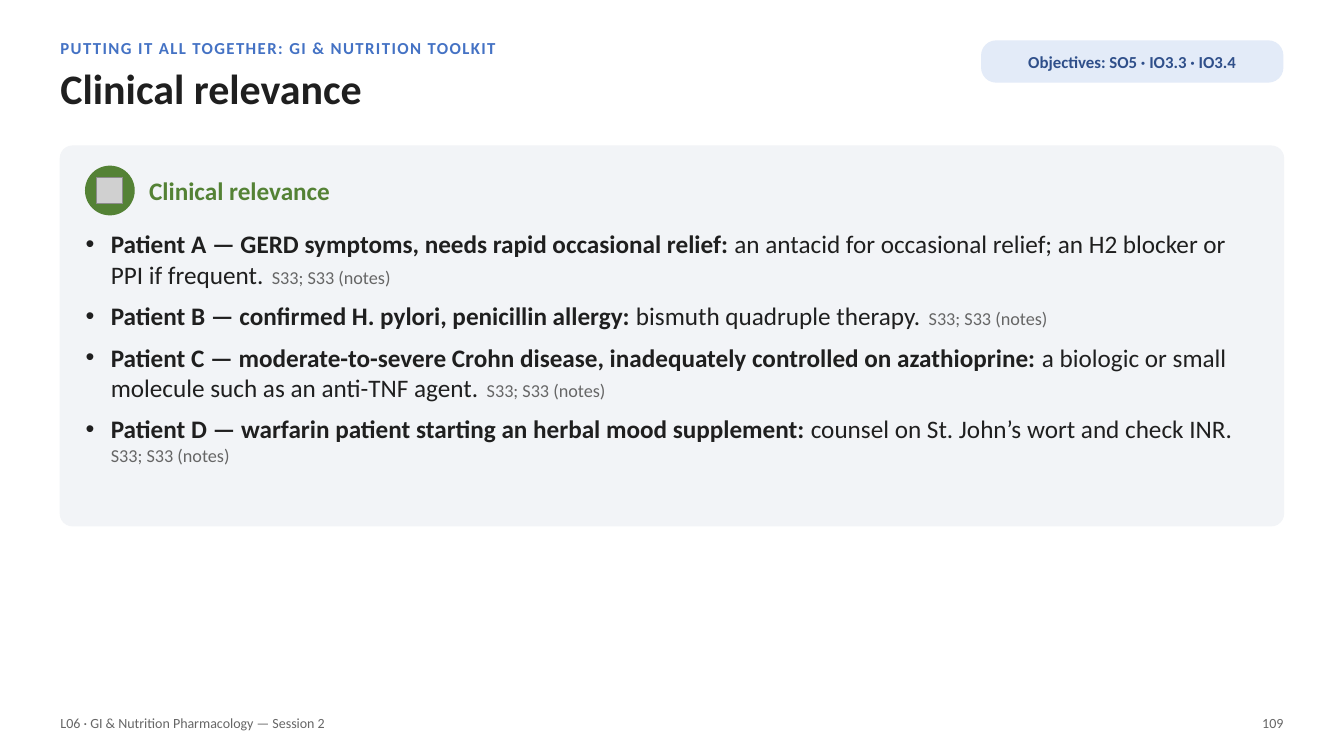
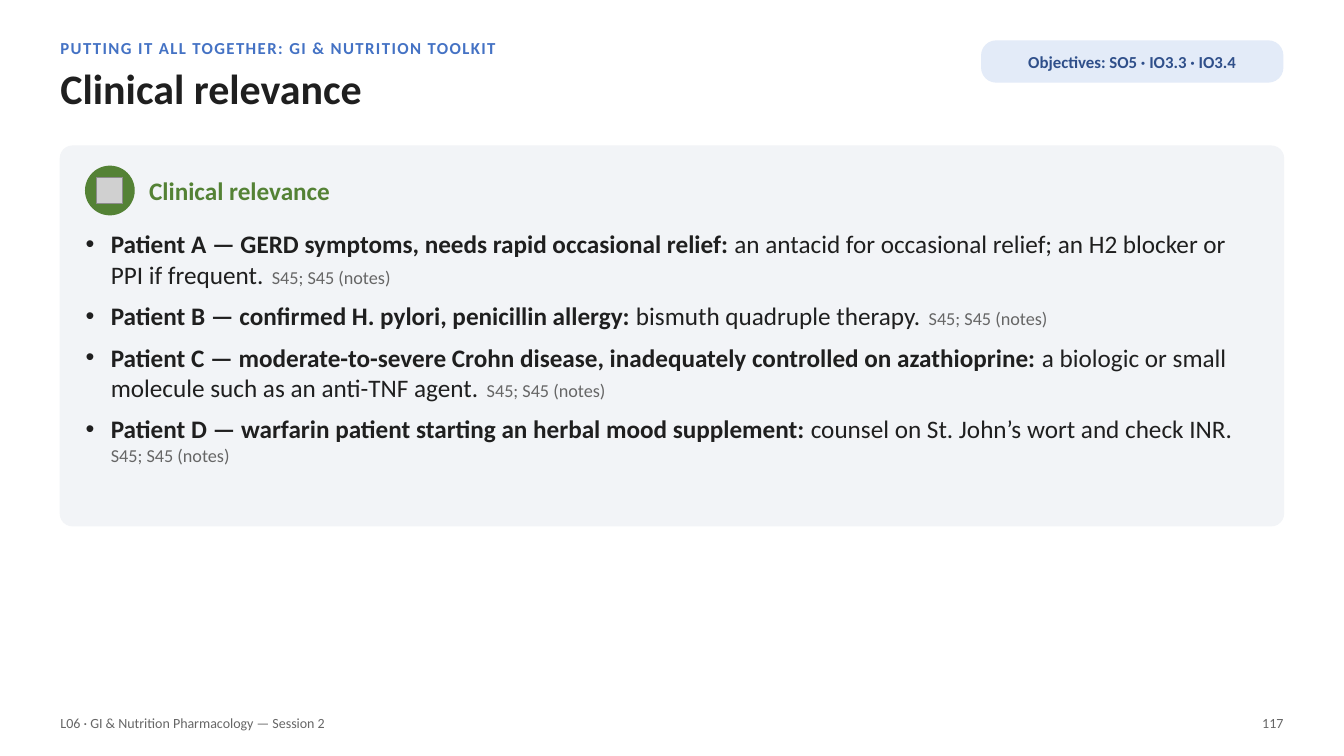
Before and after one commit to bishwokrit/DPAS-Pharm, a slide deck: slide 117 of outputs/L06/L06_Unit_3_GI_Nutrition_Session_2_study_deck.pptx (slide 109 before the commit). Drawn at 1344x756 pixels with LibreOffice and Linux fonts; fonts in the diff are those of the drawing; grey boxes stand for pictures. Boxes give left, top, right and bottom in pixels: in the first picture for what was removed or moved away, otherwise in the second. Text is boxed around its words. In the diff, an @@ line names an element or a change of style, - is before the commit and + after.

Commit message:
L06: use the class-version deck (adds 7 quick checks), renumber slide citations

```diff
--- a/outputs/L06/L06_Unit_3_GI_Nutrition_Session_2_study_deck.pptx
+++ b/outputs/L06/L06_Unit_3_GI_Nutrition_Session_2_study_deck.pptx
@@ text at <box>111,235,1232,465</box>: text changed @@
-• Patient A — GERD symptoms, needs rapid occasional relief: an antacid for occasional relief; an H2 blocker or PPI if frequent. S33; S33 (notes)
-• Patient B — confirmed H. pylori, penicillin allergy: bismuth quadruple therapy. S33; S33 (notes)
-• Patient C — moderate-to-severe Crohn disease, inadequately controlled on azathioprine: a biologic or small molecule such as an anti-TNF agent. S33; S33 (notes)
-• Patient D — warfarin patient starting an herbal mood supplement: counsel on St. John’s wort and check INR. S33; S33 (notes)
+• Patient A — GERD symptoms, needs rapid occasional relief: an antacid for occasional relief; an H2 blocker or PPI if frequent. S45; S45 (notes)
+• Patient B — confirmed H. pylori, penicillin allergy: bismuth quadruple therapy. S45; S45 (notes)
+• Patient C — moderate-to-severe Crohn disease, inadequately controlled on azathioprine: a biologic or small molecule such as an anti-TNF agent. S45; S45 (notes)
+• Patient D — warfarin patient starting an herbal mood supplement: counsel on St. John’s wort and check INR. S45; S45 (notes)
@@ text at <box>1262,719,1283,728</box>: text changed @@
-109
+117
```
Also in this commit, not shown: 107 other slides changed, 10 slides added, 35 other files.
